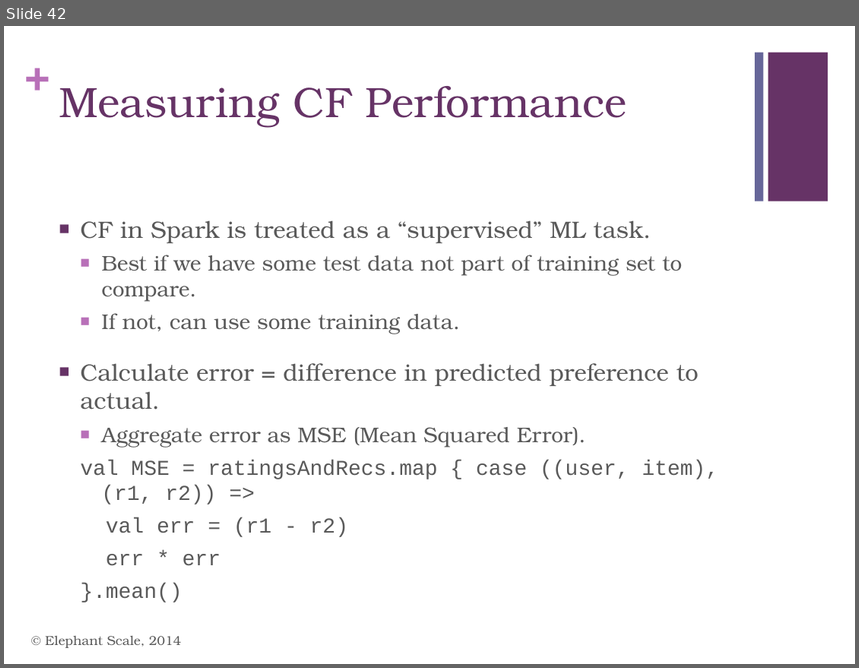
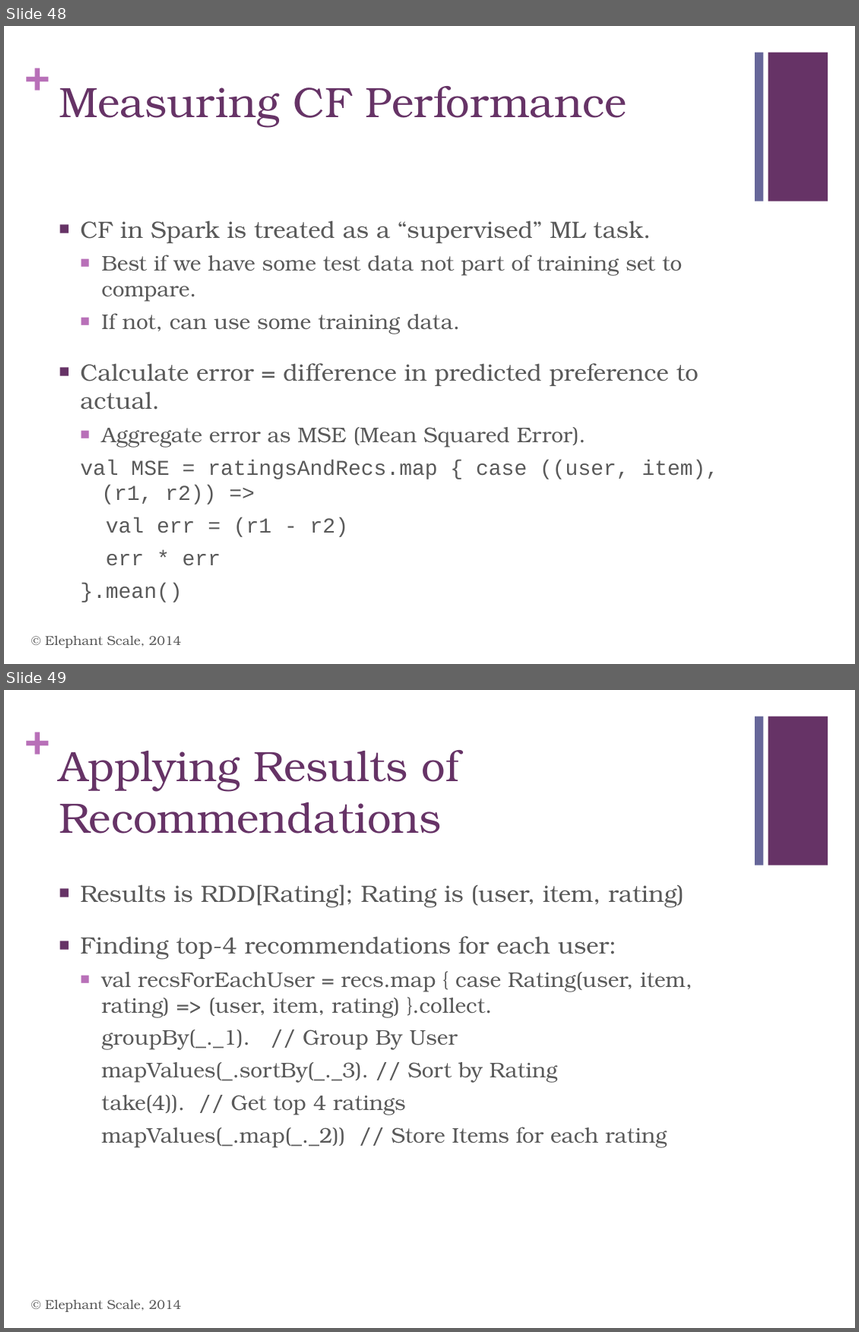
Before and after one commit to mattvinks/spark-labs, a slide deck: slides/MLLib.pptx. Shown one above the other, each under a label of ours: slide 42 before the commit, slides 48 and 49 after it. The pictures are 859x668 and 859x1332 pixels, drawn with LibreOffice and Linux fonts; fonts in the diff are those of the drawing. Boxes give left, top, right and bottom in pixels: in the first picture for what was removed or moved away, otherwise in the second. Text is boxed around its words. In the diff, an @@ line names an element or a change of style, - is before the commit and + after.

```diff
--- a/slides/MLLib.pptx
+++ b/slides/MLLib.pptx
@@ slide 49 added at bbox=[4, 690, 855, 1328], background #FFFFFF; not listed: 3 template elements that a slide beside it also shows @@
@@ title added at bbox=[59, 750, 459, 834], 36 pt, text #663366 @@
+Applying Results of Recommendations
@@ text added at bbox=[80, 885, 693, 1148], 18 pt, text #595959 @@
+■ Results is RDD[Rating]; Rating is (user, item, rating)
+■ Finding top-4 recommendations for each user:
+  ■ val recsForEachUser = recs.map { case Rating(user, item, rating) => (user, item, rating) }.collect.
+    groupBy(_._1). // Group By User
+    mapValues(_.sortBy(_._3). // Sort by Rating
+    take(4)). // Get top 4 ratings
+    mapValues(_.map(_._2)) // Store Items for each rating
@@ text added at bbox=[45, 1300, 182, 1312], 11 pt, text #595959 @@
+© Elephant Scale, 2014
@@ what was slide 42 is now slide 48 @@
```
Also in this commit, not shown: 7 slides changed, 6 other slides added.
